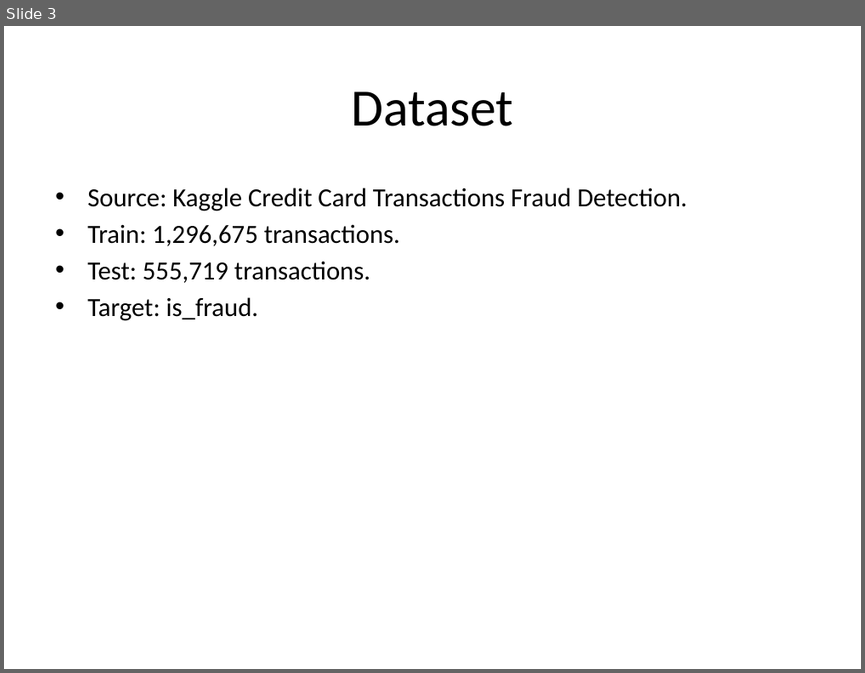
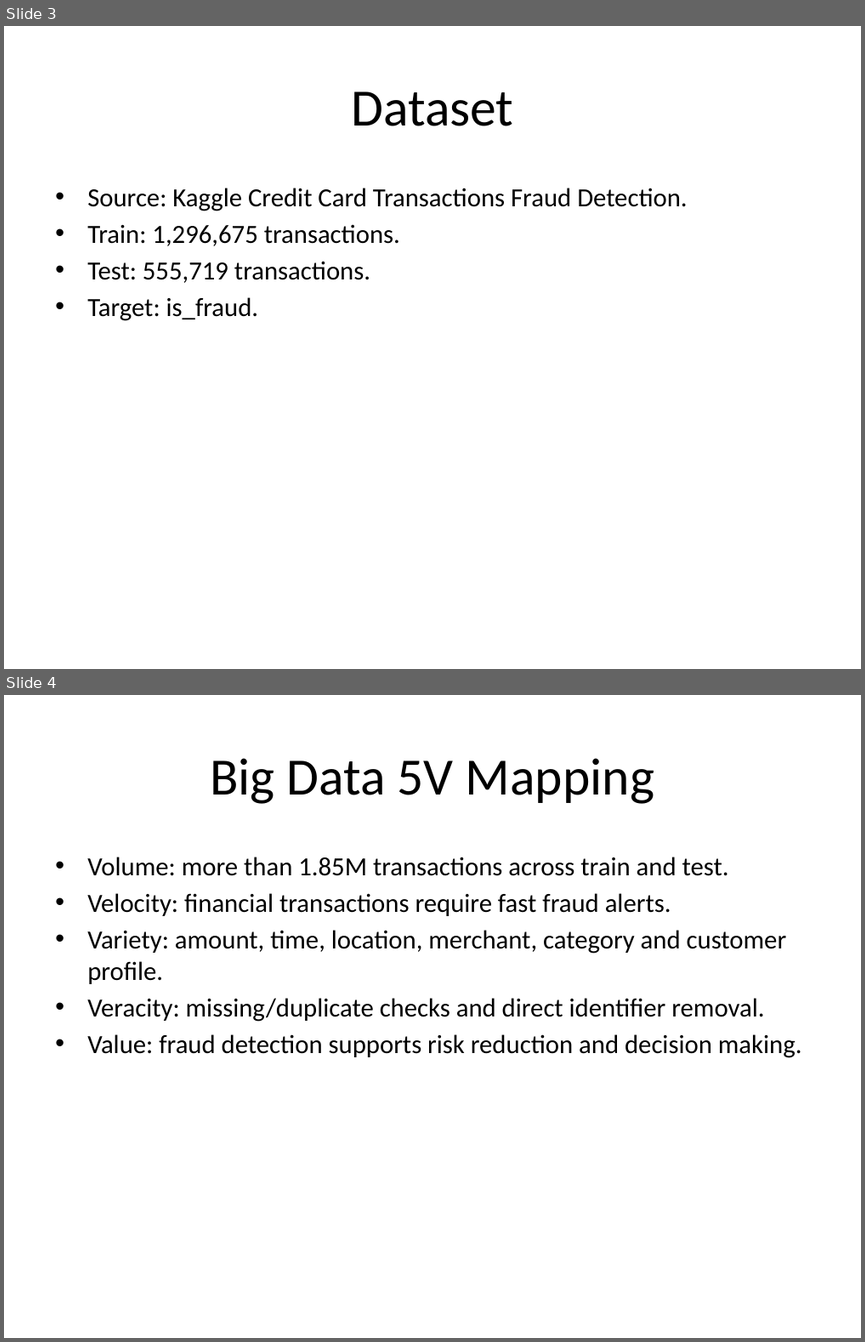
Before and after one commit to dlxik/fraud-detection-bigdata, a slide deck: reports/fraud_detection_presentation.pptx. Shown one above the other, each under a label of ours: slide 3 before the commit, slides 3 and 4 after it. The pictures are 865x673 and 865x1342 pixels, drawn with LibreOffice and Linux fonts; fonts in the diff are those of the drawing. Boxes give left, top, right and bottom in pixels: in the first picture for what was removed or moved away, otherwise in the second. Text is boxed around its words. In the diff, an @@ line names an element or a change of style, - is before the commit and + after.

```diff
--- a/reports/fraud_detection_presentation.pptx
+++ b/reports/fraud_detection_presentation.pptx
@@ slide 4 added at (x1=4, y1=695, x2=861, y2=1338), background #FFFFFF @@
@@ title added at (x1=210, y1=758, x2=654, y2=804), 44 pt, text #000000 @@
+Big Data 5V Mapping
@@ text added at (x1=87, y1=857, x2=802, y2=1058), 22 pt, text #000000 @@
+• Volume: more than 1.85M transactions across train and test.
+• Velocity: financial transactions require fast fraud alerts.
+• Variety: amount, time, location, merchant, category and customer profile.
+• Veracity: missing/duplicate checks and direct identifier removal.
+• Value: fraud detection supports risk reduction and decision making.
```
Also in this commit, not shown: 2 slides changed, 1 other slide added, 40 other files.
